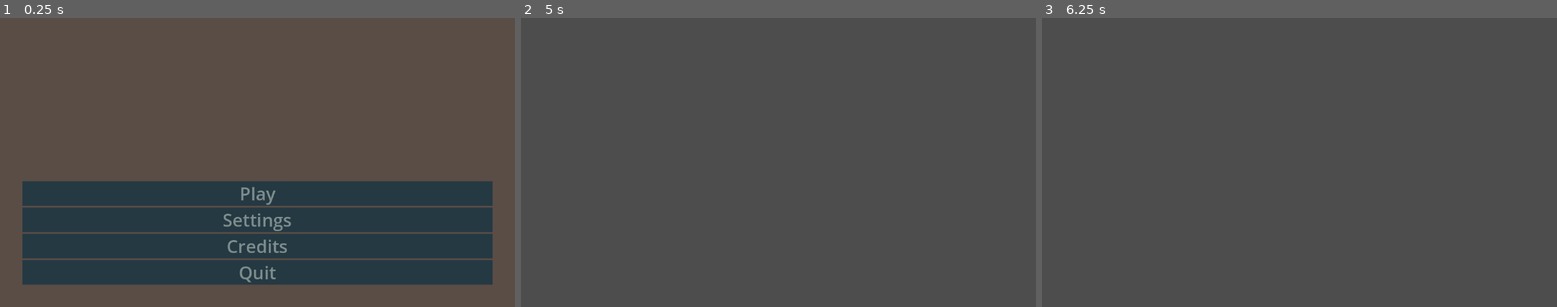
Above: before the commit, frames 1-3 (left to right).
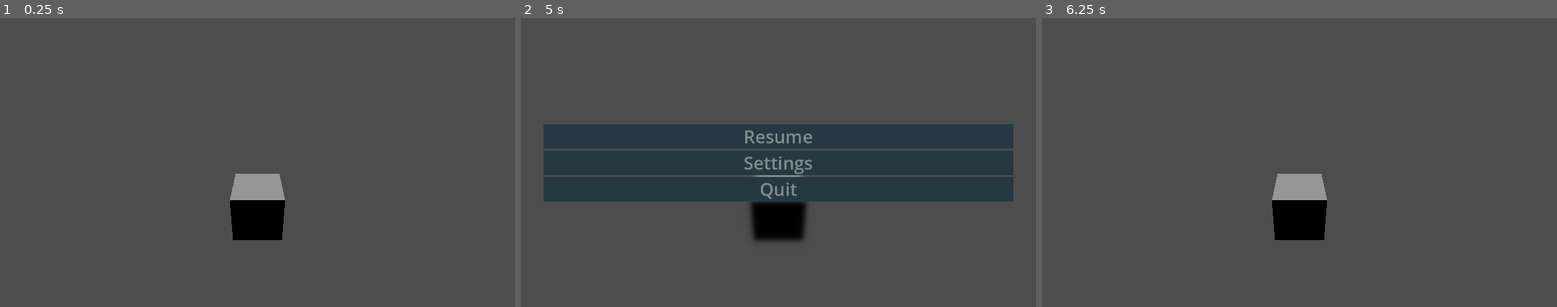
Above: after the commit, the same moments.

Repository: Tchetchouille/GMTK2024
Game: Godot game, scene res://scenes/jere_test_scene.tscn
The game is run twice, just before and just after one commit, with the same random seed, the same clock (stepped at 60 frames per second) and the same inputs. This scene is started directly instead of the project's main scene.
Inputs (mouse positions are in pixels of both pictures, inside the frame that each line leads up to):
- Up to frame 1 (0.25 s): no input
- Up to frame 2 (5 s): click (778, 194) at 0.5 s, where only the run before the commit has a clickable "Play"; tap Enter at 1.25, 2.75, 4.25 s; move the mouse to (891, 148) at 1.27 s; hold D (move_right) 1.28-2.03 s; tap Space at 2, 3.5 s; move the mouse to (675, 176) at 2.02 s; hold S (move_back) 2.03-2.78 s; move the mouse to (830, 98) at 2.77 s; hold D (move_right) 2.78-3.53 s; move the mouse to (752, 220) at 3.52 s; hold W (move_forward) 3.53-4.28 s; move the mouse to (933, 205) at 4.27 s; hold A (move_left) from 4.28 s (still down); tap Escape (toggle_pause_menu) at 4.9 s
- Up to frame 3 (6.25 s): move the mouse to (1145, 119) at 5.02 s; release A (move_left) at 5.75 s; click (1299, 136) at 5.75 s, where only the run after the commit has a clickable "Resume"

The runs differ from the first frame. In frame 1, 31% of the frame differs, in the area x 4-96%, y 53-93%; in frame 2, 25%; in frame 3, 2.3%.
Error before the commit: Parse Error: Could not preload resource file "res://scenes/UI/Menus/pause_menu.tscn". (res://scripts/UI/general_ui.gd:3)

Commit message:
Added blur to pause menu.

Diff:
--- /dev/null
+++ b/resources/Shaders/pause_menu.gdshader
@@ -0,0 +1,13 @@
+shader_type canvas_item;
+
+uniform sampler2D SCREEN_TEXTURE : hint_screen_texture, filter_linear_mipmap;
+
+uniform vec4 tint_color: source_color = vec4(1.0,1.0,1.0,0.5);
+uniform float blur_amount : hint_range(0.0, 5.0) = 2.0;
+
+void fragment() {
+    vec4 orig_tex = texture(TEXTURE,UV);
+    vec4 blurred_texture = textureLod(SCREEN_TEXTURE, SCREEN_UV, blur_amount);
+    COLOR = mix(blurred_texture, tint_color, tint_color.a);
+    COLOR.a = orig_tex.a;
+}
--- a/scenes/UI/Menus/pause_menu.tscn
+++ b/scenes/UI/Menus/pause_menu.tscn
@@ -4,10 +4,12 @@
 [ext_resource type="PackedScene" uid="uid://ofgmtbsn8vv3" path="res://scenes/UI/Buttons/settings_button.tscn" id="1_j1e4u"]
 [ext_resource type="Script" path="res://scripts/UI/pause_menu.gd" id="1_vlb6b"]
 [ext_resource type="PackedScene" uid="uid://ba24ru1psi5s4" path="res://scenes/UI/Buttons/quit_button.tscn" id="2_fxhfq"]
-[ext_resource type="Shader" uid="uid://2r75lq3n1wml" path="res://resources/Shaders/pause_menu.tres" id="3_8qlga"]
+[ext_resource type="Shader" path="res://resources/Shaders/pause_menu.gdshader" id="3_3osjw"]
 
-[sub_resource type="ShaderMaterial" id="ShaderMaterial_b7adc"]
-shader = ExtResource("3_8qlga")
+[sub_resource type="ShaderMaterial" id="ShaderMaterial_5qvog"]
+shader = ExtResource("3_3osjw")
+shader_parameter/tint_color = Color(1, 1, 1, 0)
+shader_parameter/blur_amount = 2.309
 
 [node name="PauseMenu" type="Control"]
 process_mode = 2
@@ -21,14 +23,14 @@
 script = ExtResource("1_vlb6b")
 
 [node name="Background" type="ColorRect" parent="."]
-material = SubResource("ShaderMaterial_b7adc")
+material = SubResource("ShaderMaterial_5qvog")
 layout_mode = 1
 anchors_preset = 15
 anchor_right = 1.0
 anchor_bottom = 1.0
 grow_horizontal = 2
 grow_vertical = 2
-color = Color(0.381703, 0.381703, 0.381703, 1)
+color = Color(0.380392, 0.380392, 0.380392, 0)
 
 [node name="MarginContainer" type="MarginContainer" parent="."]
 layout_mode = 1
--- a/scenes/jere_test_scene.tscn
+++ b/scenes/jere_test_scene.tscn
@@ -1,10 +1,26 @@
-[gd_scene load_steps=3 format=3 uid="uid://baohwh2gcg8kf"]
+[gd_scene load_steps=4 format=3 uid="uid://baohwh2gcg8kf"]
 
 [ext_resource type="PackedScene" uid="uid://bamqbdjk5ka5y" path="res://scenes/UI/Menus/main_menu.tscn" id="1_376a7"]
 [ext_resource type="PackedScene" uid="uid://dth5dyuvfj4gl" path="res://scenes/UI/general_ui.tscn" id="2_0phh2"]
 
+[sub_resource type="BoxMesh" id="BoxMesh_x1wuq"]
+
 [node name="JereTestScene" type="Node"]
 
 [node name="MainMenu" parent="." instance=ExtResource("1_376a7")]
+visible = false
 
 [node name="GeneralUI" parent="." instance=ExtResource("2_0phh2")]
+
+[node name="MerdierDeTest" type="Node3D" parent="."]
+
+[node name="Cube" type="StaticBody3D" parent="MerdierDeTest"]
+
+[node name="MeshInstance3D" type="MeshInstance3D" parent="MerdierDeTest/Cube"]
+mesh = SubResource("BoxMesh_x1wuq")
+
+[node name="Camera3D" type="Camera3D" parent="MerdierDeTest"]
+transform = Transform3D(1, 0, 0, 0, 0.901855, 0.432039, 0, -0.432039, 0.901855, 0, 2.59274, 3.27965)
+
+[node name="DirectionalLight3D" type="DirectionalLight3D" parent="MerdierDeTest"]
+transform = Transform3D(1, 0, 0, 0, -0.00216417, 0.999998, 0, -0.999998, -0.00216417, 0, 0, 0)
